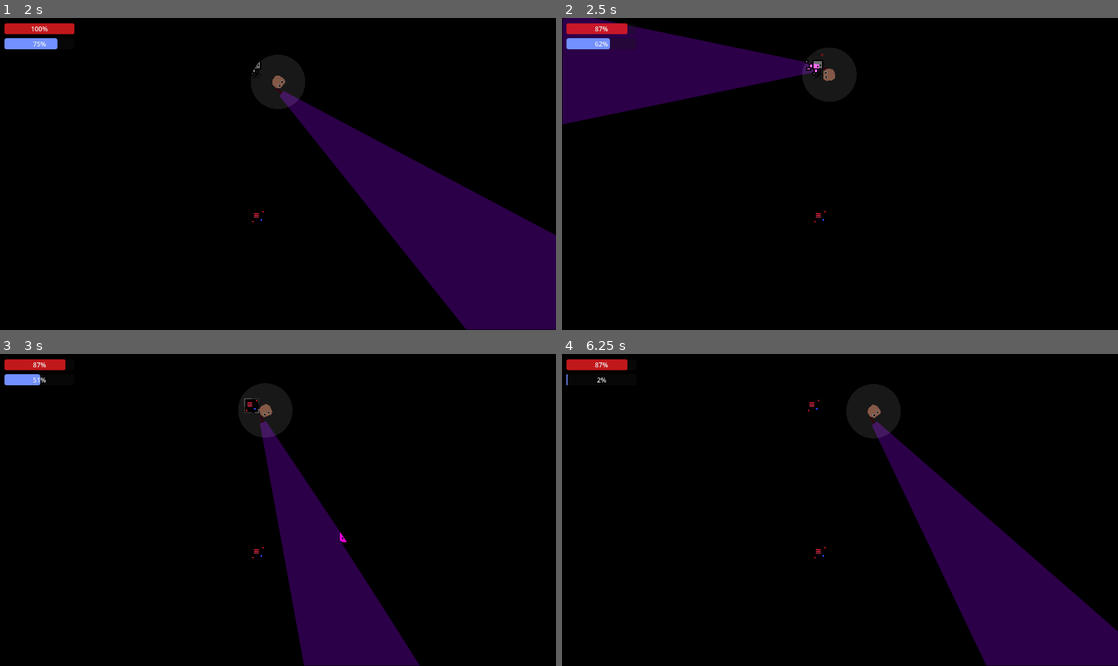
Above: before the commit, frames 1-4 (two rows, left to right).
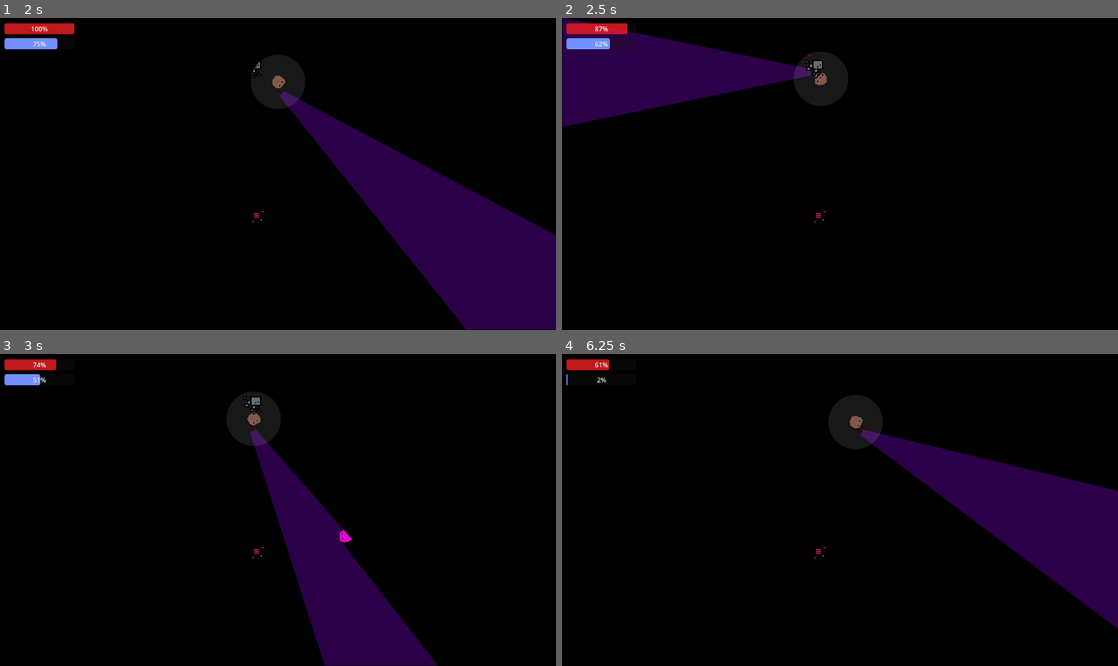
Above: after the commit, the same moments.

Repository: mncc8337/blashout
Game: Godot game, scene res://scenes/main.tscn
The game is run twice, just before and just after one commit, with the same random seed, the same clock (stepped at 60 frames per second) and the same inputs.
Inputs (mouse positions are in pixels of both pictures, inside the frame that each line leads up to):
- Up to frame 1 (2 s): move the mouse to (250, 236) at 0.52 s; hold Shift (run) 0.53-1.28 s; hold W (up) from 0.53 s (still down); move the mouse to (444, 220) at 1.27 s; tap Shift (run) at 1.35 s
- Up to frame 2 (2.5 s): move the mouse to (673, 127) at 2.02 s; release W (up) at 2.03 s; hold A (left) from 2.03 s (still down); hold Shift (run) from 2.03 s (still down)
- Up to frame 3 (3 s): keep holding A (left); move the mouse to (305, 510) at 2.77 s; release Shift (run) at 2.78 s; tap Shift (run) at 2.85 s
- Up to frame 4 (6.25 s): move the mouse to (756, 432) at 3.52 s; release A (left) at 3.53 s; hold S (down) 3.53-4.28 s; hold Shift (run) 3.53-4.28 s; move the mouse to (962, 494) at 4.27 s; hold D (right) 4.28-5.03 s; tap Shift (run) at 4.35, 5.85 s; move the mouse to (728, 525) at 5.02 s; hold W (up) 5.03-5.78 s; hold Shift (run) 5.03-5.78 s; move the mouse to (895, 441) at 5.77 s; hold D (right) from 5.78 s (still down)

Frame 1 is identical in both runs. In frame 2, 1.3% of the frame differs, in the area x 0-50%, y 0-35%; in frame 3, 2.7%; in frame 4, 20%, in the area x 5-100%, y 1-100%.

Commit message:
only rotate the sprite ngu

Diff:
--- a/scripts/foe.gd
+++ b/scripts/foe.gd
@@ -40,9 +40,12 @@
 	var player_pos = player.global_position
 	var a_direction = player_pos - self.global_position
 	velocity = a_direction.normalized() * SPEED * delta
+
 	#flips foes' sprite based on player position
-	if a_direction.x > 0:self.global_transform.x = Vector2(-3,0)
-	else: self.global_transform.x = Vector2(3,0)
+	if a_direction.x > 0:
+		$Sprite2D.global_transform.x = Vector2(-3,0)
+	else:
+		$Sprite2D.global_transform.x = Vector2(3,0)
 	move_and_slide()
 
 	# after move check if can attack
